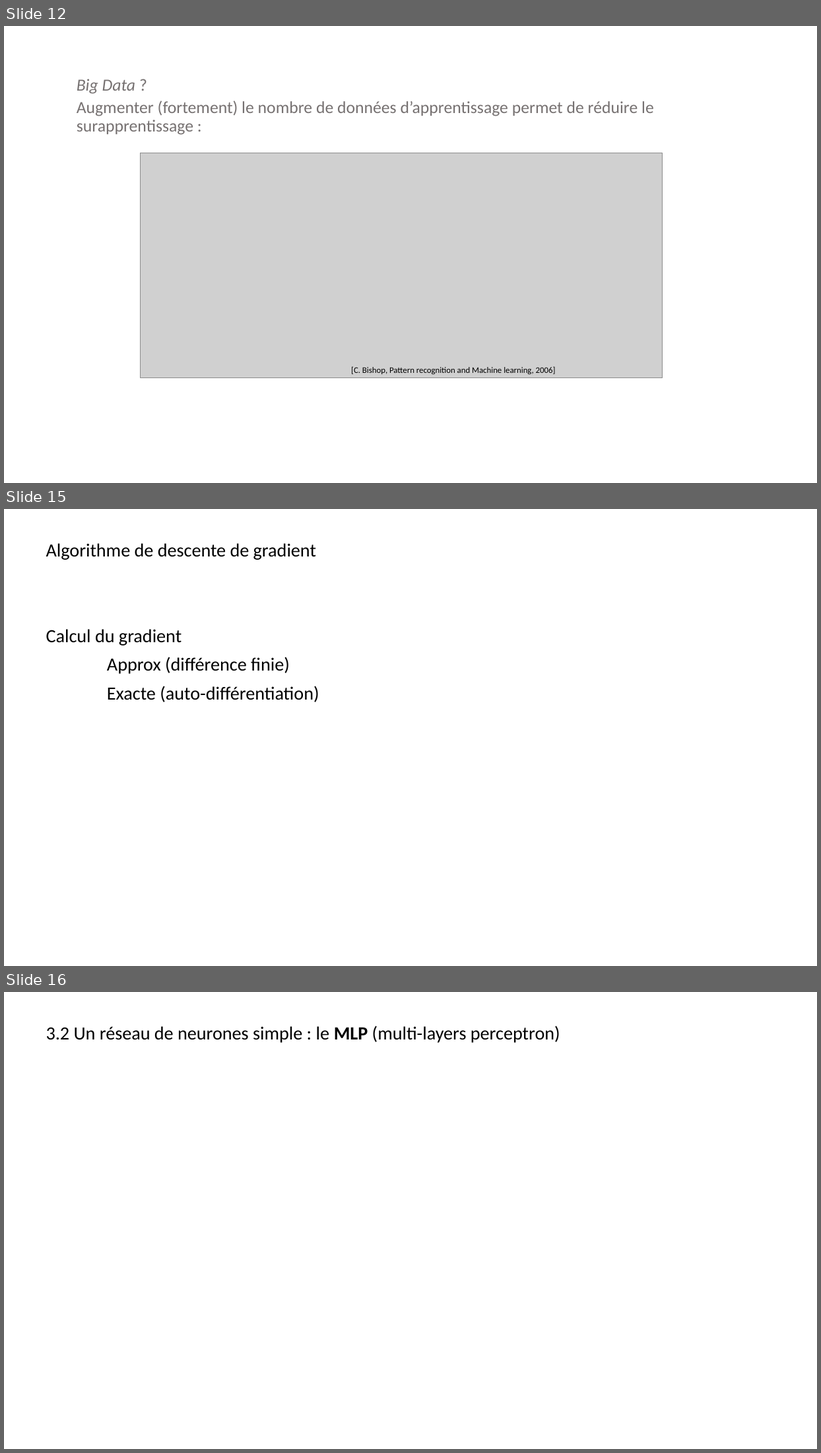
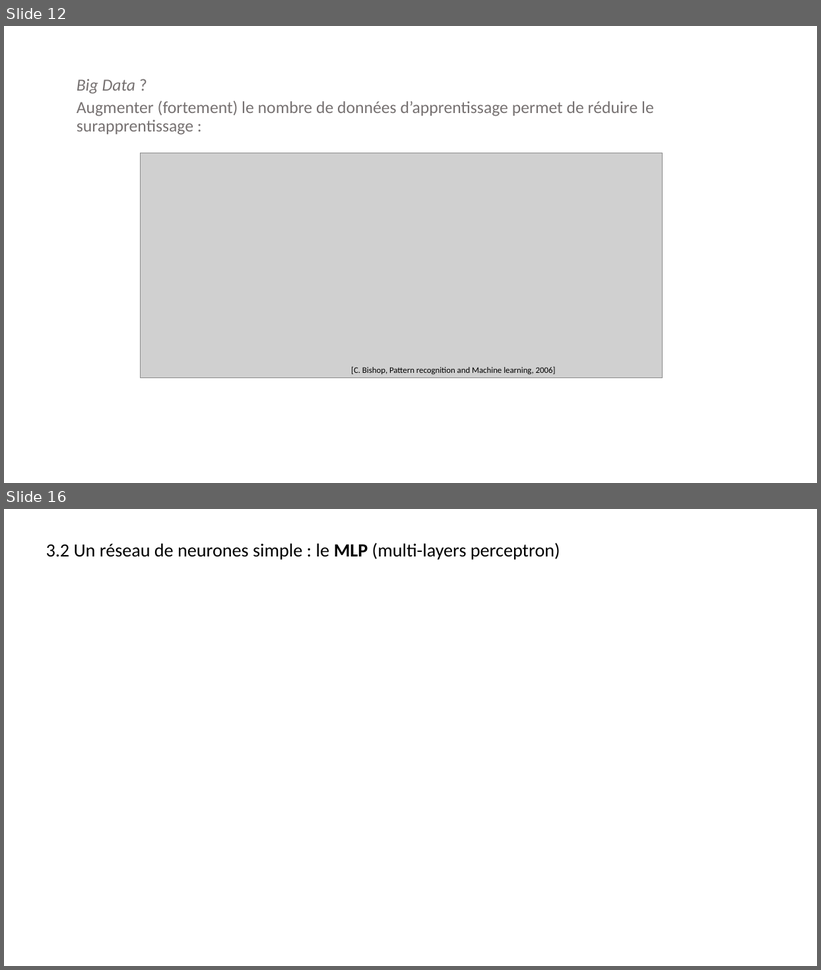
Before and after one commit to jolindien-git/jolindien-git.github.io, a slide deck: Intelligence Artificielle et Analyse de donnees.pptx. Shown one above the other, each under a label of ours: slides 12, 15 and 16 before the commit, slides 12 and 16 after it; the slides between them are not shown. The pictures are 821x1453 and 821x970 pixels, drawn with LibreOffice and Linux fonts; fonts in the diff are those of the drawing; grey boxes stand for pictures. Boxes give left, top, right and bottom in pixels: in the first picture for what was removed or moved away, otherwise in the second. Text is boxed around its words. In the diff, an @@ line names an element or a change of style, - is before the commit and + after.

Commit message:
update .pptx & .pdf (descente de gradient)

```diff
--- a/Intelligence Artificielle et Analyse de donnees.pptx
+++ b/Intelligence Artificielle et Analyse de donnees.pptx
@@ slide 15 removed at [4,509,817,966], background #FFFFFF @@
@@ text removed at [46,543,319,702] @@
-Algorithme de descente de gradient
-Calcul du gradient
-Approx (différence finie)
-Exacte (auto-différentiation)
```
Also in this commit, not shown: 2 slides changed, 2 slides added, 1 other slide removed, 1 other file.
